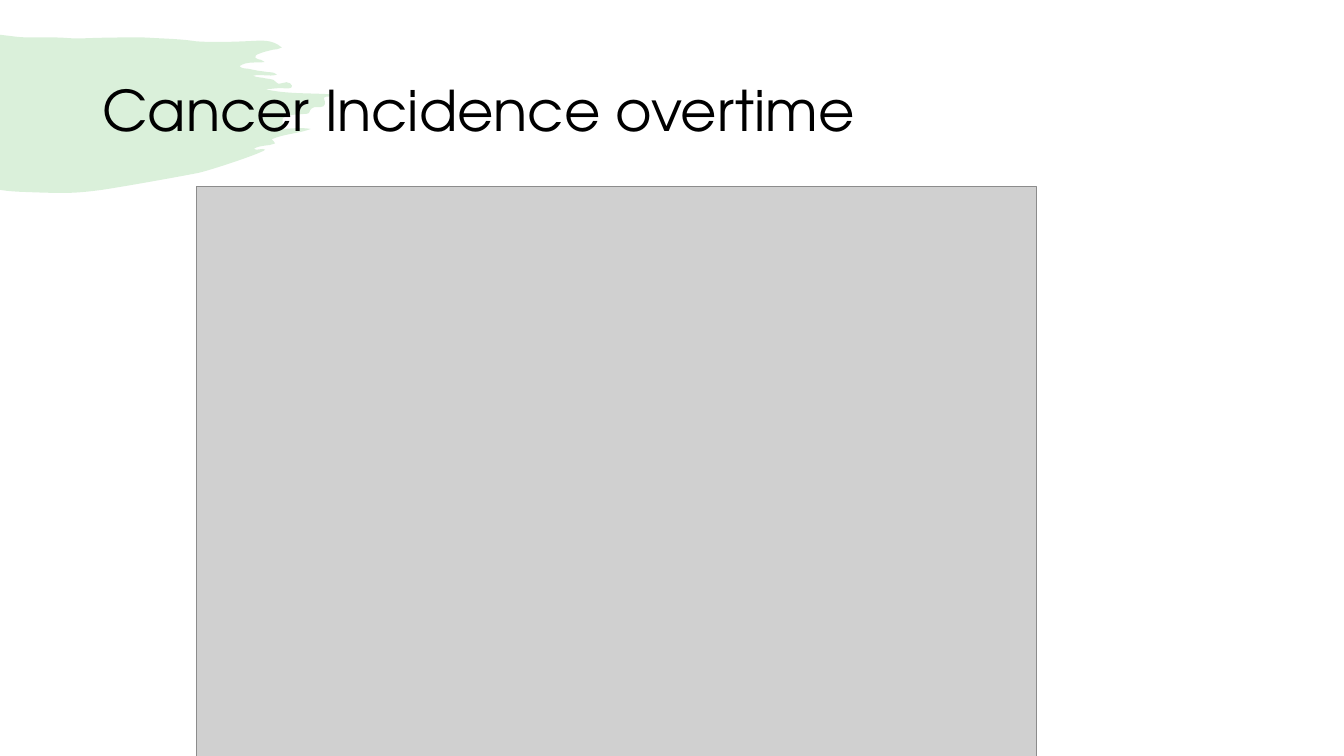
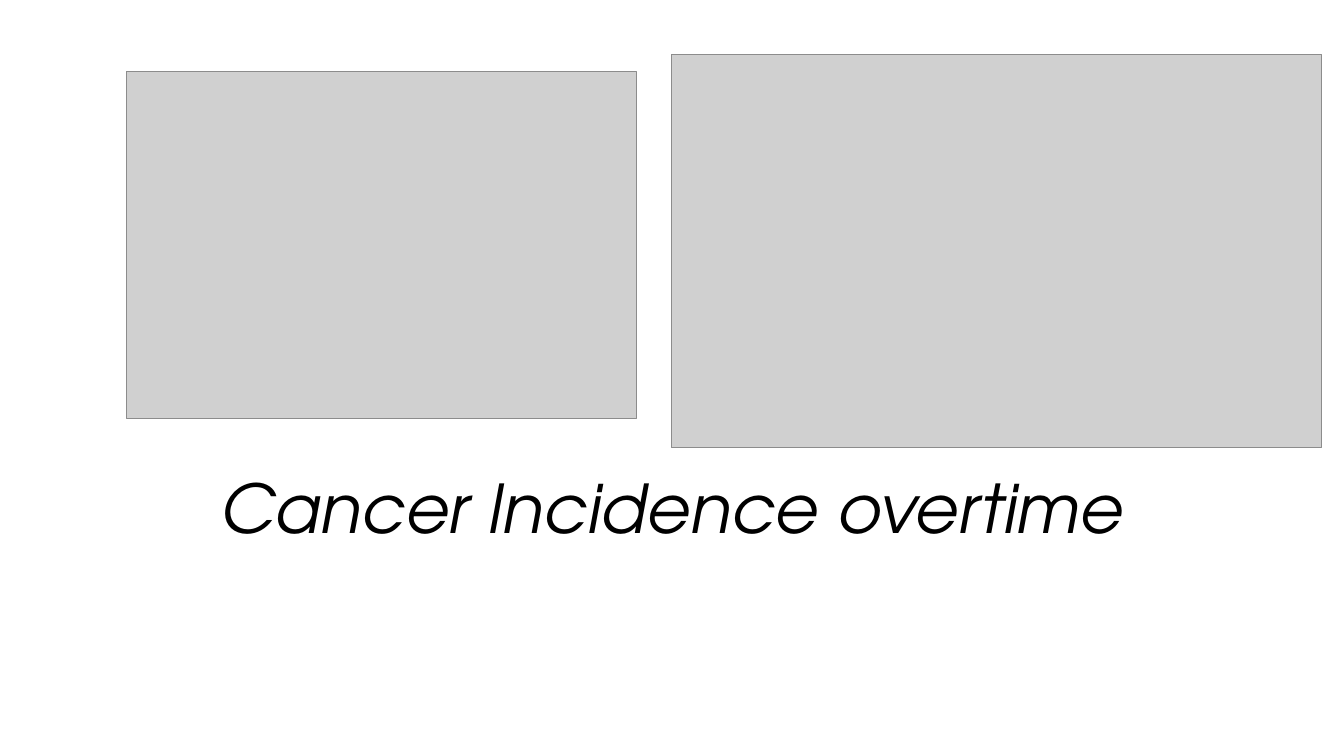
Before and after one commit to Deepsgk/Project_11, a slide deck: slide 4 of Project 1-part 1.pptx. Drawn at 1344x756 pixels with LibreOffice and Linux fonts; fonts in the diff are those of the drawing; grey boxes stand for pictures. Boxes give left, top, right and bottom in pixels: in the first picture for what was removed or moved away, otherwise in the second. Text is boxed around its words. In the diff, an @@ line names an element or a change of style, - is before the commit and + after.

```diff
--- a/Project 1-part 1.pptx
+++ b/Project 1-part 1.pptx
@@ rectangle added at box(0, 0, 1344, 756), fill #FFFFFF @@
@@ picture added at box(671, 54, 1322, 448) @@
@@ picture: place and size @@
-picture at box(197, 187, 1036, 756)
+picture at box(126, 72, 636, 418)
@@ title "Cancer Incidence overtime": place and size @@
-title "Cancer Incidence overtime" at box(102, 89, 855, 132)
+title "Cancer Incidence overtime" at box(220, 482, 1123, 534)
@@ title "Cancer Incidence overtime" at box(220, 482, 1123, 534): size 40 to 48 pt, italic on; alignment left to centre @@
```
Also in this commit, not shown: 1 other slide changed, 2 slides added, 1 slide removed.
